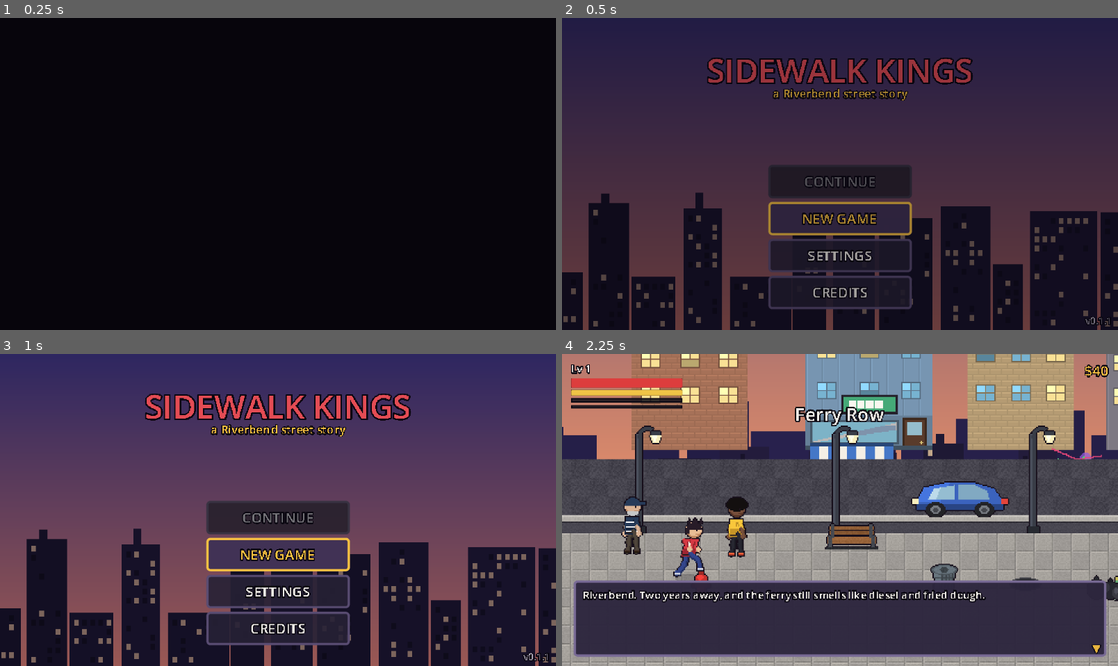
Above: before the commit, frames 1-4 (two rows, left to right).
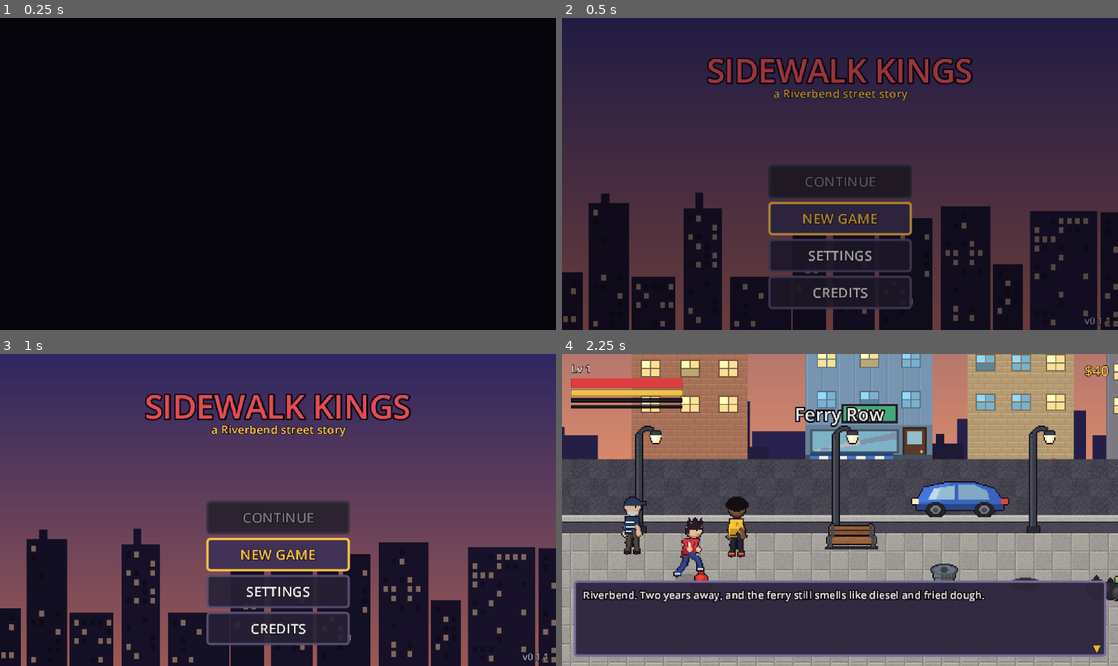
Above: after the commit, the same moments.

Repository: OuterHeavenX/sidewalk-kings
Game: Godot game, scene res://scenes/boot/Boot.tscn
Same seed, same stepped clock (60 frames per second), same inputs: the game is played once before the commit and once after it.
Inputs (mouse positions are in pixels of both pictures, inside the frame that each line leads up to):
- Up to frame 1 (0.25 s): no input
- Up to frame 2 (0.5 s): no input
- Up to frame 3 (1 s): click "NEW GAME" at 0.5 s
- Up to frame 4 (2.25 s): click "NEW GAME" at 1.25 s; tap Enter (menu_confirm) at 2 s; move the mouse to (962, 494) at 2.02 s; hold D (move_right) from 2.03 s (still down); hold Shift (guard) from 2.03 s (still down); click (962, 494) at 2.17 s

Frame 1 is identical in both runs. In frame 2, 1.5% of the frame differs, in the area x 26-99%, y 12-99%; in frame 3, 2.1%; in frame 4, 9.2%, in the area x 0-100%, y 0-97%.

Commit message:
Fix the game being unfinishable, plus text and parallax
You could not leave the first street. Automatic street-edge doors never
fired at all.

The door detects the player with body_entered, which only reports physics
bodies, but its collision mask covered the player's hurtbox layer. A
hurtbox is an Area, not a body, so the two could never match. Nothing
errored. Every other test travels by calling SceneManager directly, which
bypasses the door, so the suite was happy while the game was unplayable
past Ferry Row. There is now a test that walks the player into a door.

While fixing it: .tscn has no comment syntax. A '#' line added to explain
the mask did not annotate the scene, it broke parsing of every property
after it and the mask silently reverted to Area2D's default. The
explanation lives in the generator now.

Parallax ran a frame behind the camera. The Area sits before the Camera in
the scene tree and neither set a process priority, so the background was
placed each frame from the previous frame's camera position. Standing
still that is invisible; walking, it lags and catches up, which reads as
the buildings sliding around loose. Up to 1.4px of error even headless,
now 0.00, with a test that measures it while running.

Buildings floated above the road. Their heights were hand-written in the
layouts and did not match the art, so every facade sat 8px short with the
distant skyline showing through the gap underneath. They are now placed
from the same spec table the art is drawn from, so the two cannot drift
apart, and they stand on the road's far edge rather than having their
shopfronts hidden behind it. Facade decorations get their own anchor line
so correcting the buildings did not lift every awning off its shop.

Text was rendered with antialiasing off while the canvas is scaled by a
fractional amount, giving uneven stroke widths: some strokes two screen
pixels, others three. That is what read as blurry. The UI font is a smooth
proportional typeface, not pixel art, so antialiasing and subpixel
positioning are on, and the outline dropped from 4px to 2, which at a 9px
font was nearly half the glyph height.

257 checks.

Co-Authored-By: Claude Opus 5 <noreply@anthropic.com>

Diff:
--- a/data/areas/bellwater_block.json
+++ b/data/areas/bellwater_block.json
@@ -84,21 +84,21 @@
   {
    "texture": "res://assets/art/backgrounds/apartment_b.png",
    "x": 30,
-   "y": -274.0,
+   "y": -256.0,
    "z": -30,
    "scale": 1.0
   },
   {
    "texture": "res://assets/art/backgrounds/apartment_a.png",
    "x": 170,
-   "y": -254.0,
+   "y": -236.0,
    "z": -30,
    "scale": 1.0
   },
   {
    "texture": "res://assets/art/backgrounds/apartment_c.png",
    "x": 300,
-   "y": -234.0,
+   "y": -216.0,
    "z": -30,
    "scale": 1.0,
    "flip": true
@@ -106,21 +106,21 @@
   {
    "texture": "res://assets/art/backgrounds/shop_corner.png",
    "x": 440,
-   "y": -194.0,
+   "y": -186.0,
    "z": -30,
    "scale": 1.0
   },
   {
    "texture": "res://assets/art/backgrounds/apartment_b.png",
    "x": 600,
-   "y": -274.0,
+   "y": -256.0,
    "z": -30,
    "scale": 1.0
   },
   {
    "texture": "res://assets/art/backgrounds/apartment_a.png",
    "x": 740,
-   "y": -254.0,
+   "y": -236.0,
    "z": -30,
    "scale": 1.0,
    "flip": true
@@ -128,14 +128,14 @@
   {
    "texture": "res://assets/art/backgrounds/apartment_c.png",
    "x": 880,
-   "y": -234.0,
+   "y": -216.0,
    "z": -30,
    "scale": 1.0
   },
   {
    "texture": "res://assets/art/backgrounds/apartment_b.png",
    "x": 1010,
-   "y": -274.0,
+   "y": -256.0,
    "z": -30,
    "scale": 1.0,
    "flip": true
@@ -143,49 +143,49 @@
   {
    "texture": "res://assets/art/backgrounds/warehouse.png",
    "x": 1150,
-   "y": -148.0,
+   "y": -186.0,
    "z": -30,
    "scale": 1.0
   },
   {
    "texture": "res://assets/art/backgrounds/apartment_a.png",
    "x": 1360,
-   "y": -254.0,
+   "y": -236.0,
    "z": -30,
    "scale": 1.0
   },
   {
    "texture": "res://assets/art/props/awning_green.png",
    "x": 444,
-   "y": -64.0,
+   "y": -56.0,
    "z": -28,
    "scale": 1.0
   },
   {
    "texture": "res://assets/art/props/graffiti_b.png",
    "x": 700,
-   "y": -60.0,
+   "y": -52.0,
    "z": -27,
    "scale": 1.0
   },
   {
    "texture": "res://assets/art/props/laundry_line.png",
    "x": 250,
-   "y": -118.0,
+   "y": -110.0,
    "z": -28,
    "scale": 1.0
   },
   {
    "texture": "res://assets/art/props/laundry_line.png",
    "x": 950,
-   "y": -124.0,
+   "y": -116.0,
    "z": -28,
    "scale": 1.0
   },
   {
    "texture": "res://assets/art/props/satellite_dish.png",
    "x": 1058,
-   "y": -132.0,
+   "y": -124.0,
    "z": -28,
    "scale": 1.0
   },
--- a/data/areas/ferry_row.json
+++ b/data/areas/ferry_row.json
@@ -92,42 +92,42 @@
   {
    "texture": "res://assets/art/backgrounds/apartment_a.png",
    "x": 60,
-   "y": -244.0,
+   "y": -236.0,
    "z": -30,
    "scale": 1.0
   },
   {
    "texture": "res://assets/art/backgrounds/shop_corner.png",
    "x": 210,
-   "y": -194.0,
+   "y": -186.0,
    "z": -30,
    "scale": 1.0
   },
   {
    "texture": "res://assets/art/backgrounds/apartment_c.png",
    "x": 350,
-   "y": -224.0,
+   "y": -216.0,
    "z": -30,
    "scale": 1.0
   },
   {
    "texture": "res://assets/art/backgrounds/apartment_b.png",
    "x": 470,
-   "y": -264.0,
+   "y": -256.0,
    "z": -30,
    "scale": 1.0
   },
   {
    "texture": "res://assets/art/backgrounds/shop_noodle.png",
    "x": 640,
-   "y": -204.0,
+   "y": -196.0,
    "z": -30,
    "scale": 1.0
   },
   {
    "texture": "res://assets/art/backgrounds/apartment_a.png",
    "x": 790,
-   "y": -244.0,
+   "y": -236.0,
    "z": -30,
    "scale": 1.0,
    "flip": true
@@ -135,14 +135,14 @@
   {
    "texture": "res://assets/art/backgrounds/apartment_c.png",
    "x": 930,
-   "y": -224.0,
+   "y": -216.0,
    "z": -30,
    "scale": 1.0
   },
   {
    "texture": "res://assets/art/backgrounds/apartment_b.png",
    "x": 1060,
-   "y": -264.0,
+   "y": -256.0,
    "z": -30,
    "scale": 1.0,
    "flip": true
@@ -150,7 +150,7 @@
   {
    "texture": "res://assets/art/backgrounds/shop_corner.png",
    "x": 1230,
-   "y": -194.0,
+   "y": -186.0,
    "z": -30,
    "scale": 1.0,
    "flip": true
@@ -158,35 +158,35 @@
   {
    "texture": "res://assets/art/backgrounds/apartment_a.png",
    "x": 1370,
-   "y": -244.0,
+   "y": -236.0,
    "z": -30,
    "scale": 1.0
   },
   {
    "texture": "res://assets/art/props/awning_blue.png",
    "x": 214,
+   "y": -52.0,
+   "z": -28,
+   "scale": 1.0
+  },
+  {
+   "texture": "res://assets/art/props/awning_red.png",
+   "x": 646,
    "y": -60.0,
    "z": -28,
    "scale": 1.0
   },
   {
-   "texture": "res://assets/art/props/awning_red.png",
-   "x": 646,
-   "y": -68.0,
-   "z": -28,
-   "scale": 1.0
-  },
-  {
    "texture": "res://assets/art/props/graffiti_a.png",
    "x": 420,
-   "y": -58.0,
+   "y": -50.0,
    "z": -27,
    "scale": 1.0
   },
   {
    "texture": "res://assets/art/props/graffiti_c.png",
    "x": 1130,
-   "y": -54.0,
+   "y": -46.0,
    "z": -27,
    "scale": 1.0
   },
--- a/data/areas/grease_alley.json
+++ b/data/areas/grease_alley.json
@@ -65,7 +65,7 @@
   {
    "texture": "res://assets/art/backgrounds/apartment_b.png",
    "x": 0,
-   "y": -274.0,
+   "y": -256.0,
    "z": -30,
    "scale": 1.0,
    "modulate": [
@@ -77,7 +77,7 @@
   {
    "texture": "res://assets/art/backgrounds/apartment_a.png",
    "x": 130,
-   "y": -254.0,
+   "y": -236.0,
    "z": -30,
    "scale": 1.0,
    "modulate": [
@@ -89,7 +89,7 @@
   {
    "texture": "res://assets/art/backgrounds/apartment_c.png",
    "x": 250,
-   "y": -234.0,
+   "y": -216.0,
    "z": -30,
    "scale": 1.0,
    "modulate": [
@@ -101,7 +101,7 @@
   {
    "texture": "res://assets/art/backgrounds/warehouse.png",
    "x": 380,
-   "y": -148.0,
+   "y": -186.0,
    "z": -30,
    "scale": 1.0,
    "modulate": [
@@ -113,7 +113,7 @@
   {
    "texture": "res://assets/art/backgrounds/apartment_b.png",
    "x": 580,
-   "y": -274.0,
+   "y": -256.0,
    "z": -30,
    "scale": 1.0,
    "flip": true,
@@ -126,7 +126,7 @@
   {
    "texture": "res://assets/art/backgrounds/apartment_a.png",
    "x": 720,
-   "y": -254.0,
+   "y": -236.0,
    "z": -30,
    "scale": 1.0,
    "modulate": [
@@ -138,7 +138,7 @@
   {
    "texture": "res://assets/art/backgrounds/warehouse.png",
    "x": 860,
-   "y": -148.0,
+   "y": -186.0,
    "z": -30,
    "scale": 1.0,
    "flip": true,
@@ -151,7 +151,7 @@
   {
    "texture": "res://assets/art/backgrounds/apartment_c.png",
    "x": 1060,
-   "y": -234.0,
+   "y": -216.0,
    "z": -30,
    "scale": 1.0,
    "modulate": [
@@ -163,7 +163,7 @@
   {
    "texture": "res://assets/art/backgrounds/apartment_b.png",
    "x": 1180,
-   "y": -274.0,
+   "y": -256.0,
    "z": -30,
    "scale": 1.0,
    "modulate": [
@@ -175,7 +175,7 @@
   {
    "texture": "res://assets/art/backgrounds/apartment_a.png",
    "x": 1320,
-   "y": -254.0,
+   "y": -236.0,
    "z": -30,
    "scale": 1.0,
    "flip": true,
@@ -188,49 +188,49 @@
   {
    "texture": "res://assets/art/props/graffiti_a.png",
    "x": 200,
-   "y": -68.0,
+   "y": -60.0,
    "z": -27,
    "scale": 1.0
   },
   {
    "texture": "res://assets/art/props/graffiti_b.png",
    "x": 520,
-   "y": -74.0,
+   "y": -66.0,
    "z": -27,
    "scale": 1.0
   },
   {
    "texture": "res://assets/art/props/graffiti_c.png",
    "x": 900,
-   "y": -66.0,
+   "y": -58.0,
    "z": -27,
    "scale": 1.0
   },
   {
    "texture": "res://assets/art/props/graffiti_a.png",
    "x": 1200,
-   "y": -70.0,
+   "y": -62.0,
    "z": -27,
    "scale": 1.0
   },
   {
    "texture": "res://assets/art/props/ac_unit.png",
    "x": 340,
+   "y": -120.0,
+   "z": -28,
+   "scale": 1.0
+  },
+  {
+   "texture": "res://assets/art/props/ac_unit.png",
+   "x": 980,
    "y": -128.0,
    "z": -28,
    "scale": 1.0
   },
   {
-   "texture": "res://assets/art/props/ac_unit.png",
-   "x": 980,
-   "y": -136.0,
-   "z": -28,
-   "scale": 1.0
-  },
-  {
    "texture": "res://assets/art/props/laundry_line.png",
    "x": 640,
-   "y": -126.0,
+   "y": -118.0,
    "z": -28,
    "scale": 1.0
   },
--- a/data/areas/lantern_market.json
+++ b/data/areas/lantern_market.json
@@ -84,42 +84,42 @@
   {
    "texture": "res://assets/art/backgrounds/apartment_b.png",
    "x": 40,
-   "y": -264.0,
+   "y": -256.0,
    "z": -30,
    "scale": 1.0
   },
   {
    "texture": "res://assets/art/backgrounds/shop_noodle.png",
    "x": 190,
-   "y": -204.0,
+   "y": -196.0,
    "z": -30,
    "scale": 1.0
   },
   {
    "texture": "res://assets/art/backgrounds/shop_corner.png",
    "x": 350,
-   "y": -194.0,
+   "y": -186.0,
    "z": -30,
    "scale": 1.0
   },
   {
    "texture": "res://assets/art/backgrounds/apartment_c.png",
    "x": 490,
-   "y": -224.0,
+   "y": -216.0,
    "z": -30,
    "scale": 1.0
   },
   {
    "texture": "res://assets/art/backgrounds/shop_books.png",
    "x": 620,
-   "y": -200.0,
+   "y": -192.0,
    "z": -30,
    "scale": 1.0
   },
   {
    "texture": "res://assets/art/backgrounds/apartment_a.png",
    "x": 760,
-   "y": -244.0,
+   "y": -236.0,
    "z": -30,
    "scale": 1.0,
    "flip": true
@@ -127,28 +127,28 @@
   {
    "texture": "res://assets/art/backgrounds/shop_dojo.png",
    "x": 900,
-   "y": -210.0,
+   "y": -202.0,
    "z": -30,
    "scale": 1.0
   },
   {
    "texture": "res://assets/art/backgrounds/apartment_b.png",
    "x": 1060,
-   "y": -264.0,
+   "y": -256.0,
    "z": -30,
    "scale": 1.0
   },
   {
    "texture": "res://assets/art/backgrounds/shop_weapon.png",
    "x": 1220,
-   "y": -194.0,
+   "y": -186.0,
    "z": -30,
    "scale": 1.0
   },
   {
    "texture": "res://assets/art/backgrounds/apartment_c.png",
    "x": 1370,
-   "y": -224.0,
+   "y": -216.0,
    "z": -30,
    "scale": 1.0,
    "flip": true
@@ -156,42 +156,42 @@
   {
    "texture": "res://assets/art/backgrounds/apartment_a.png",
    "x": 1500,
-   "y": -244.0,
+   "y": -236.0,
    "z": -30,
    "scale": 1.0
   },
   {
    "texture": "res://assets/art/props/awning_red.png",
    "x": 194,
-   "y": -68.0,
+   "y": -60.0,
    "z": -28,
    "scale": 1.0
   },
   {
    "texture": "res://assets/art/props/awning_green.png",
    "x": 354,
-   "y": -64.0,
+   "y": -56.0,
    "z": -28,
    "scale": 1.0
   },
   {
    "texture": "res://assets/art/props/awning_blue.png",
    "x": 624,
-   "y": -64.0,
+   "y": -56.0,
    "z": -28,
    "scale": 1.0
   },
   {
    "texture": "res://assets/art/props/awning_green.png",
    "x": 1224,
-   "y": -60.0,
+   "y": -52.0,
    "z": -28,
    "scale": 1.0
   },
   {
    "texture": "res://assets/art/props/graffiti_b.png",
    "x": 830,
-   "y": -56.0,
+   "y": -48.0,
    "z": -27,
    "scale": 1.0
   },
@@ -212,14 +212,14 @@
   {
    "texture": "res://assets/art/backgrounds/metro_entrance.png",
    "x": 1330,
-   "y": -118.0,
+   "y": -110.0,
    "z": -29,
    "scale": 1.0
   },
   {
    "texture": "res://assets/art/props/metro_sign.png",
    "x": 1368,
-   "y": -140.0,
+   "y": -132.0,
    "z": -27,
    "scale": 1.0
   },
--- a/data/areas/rustpile_yard.json
+++ b/data/areas/rustpile_yard.json
@@ -77,14 +77,14 @@
   {
    "texture": "res://assets/art/backgrounds/warehouse.png",
    "x": 20,
-   "y": -148.0,
+   "y": -186.0,
    "z": -30,
    "scale": 1.0
   },
   {
    "texture": "res://assets/art/backgrounds/warehouse.png",
    "x": 240,
-   "y": -148.0,
+   "y": -186.0,
    "z": -30,
    "scale": 1.0,
    "flip": true
@@ -92,7 +92,7 @@
   {
    "texture": "res://assets/art/backgrounds/apartment_c.png",
    "x": 470,
-   "y": -234.0,
+   "y": -216.0,
    "z": -30,
    "scale": 1.0,
    "modulate": [
@@ -104,14 +104,14 @@
   {
    "texture": "res://assets/art/backgrounds/warehouse.png",
    "x": 600,
-   "y": -148.0,
+   "y": -186.0,
    "z": -30,
    "scale": 1.0
   },
   {
    "texture": "res://assets/art/backgrounds/warehouse.png",
    "x": 820,
-   "y": -148.0,
+   "y": -186.0,
    "z": -30,
    "scale": 1.0,
    "flip": true
@@ -119,7 +119,7 @@
   {
    "texture": "res://assets/art/backgrounds/apartment_b.png",
    "x": 1040,
-   "y": -274.0,
+   "y": -256.0,
    "z": -30,
    "scale": 1.0,
    "modulate": [
@@ -131,14 +131,14 @@
   {
    "texture": "res://assets/art/backgrounds/warehouse.png",
    "x": 1180,
-   "y": -148.0,
+   "y": -186.0,
    "z": -30,
    "scale": 1.0
   },
   {
    "texture": "res://assets/art/backgrounds/shop_laundry.png",
    "x": 1400,
-   "y": -204.0,
+   "y": -196.0,
    "z": -30,
    "scale": 1.0
   },
--- a/data/areas/starch_laundromat.json
+++ b/data/areas/starch_laundromat.json
@@ -35,42 +35,42 @@
   {
    "texture": "res://assets/art/props/locker.png",
    "x": 90,
-   "y": -106.0,
+   "y": -98.0,
    "z": -28,
    "scale": 1.0
   },
   {
    "texture": "res://assets/art/props/locker.png",
    "x": 130,
-   "y": -106.0,
+   "y": -98.0,
    "z": -28,
    "scale": 1.0
   },
   {
    "texture": "res://assets/art/props/ac_unit.png",
    "x": 400,
-   "y": -148.0,
+   "y": -140.0,
    "z": -28,
    "scale": 1.0
   },
   {
    "texture": "res://assets/art/props/sign.png",
    "x": 640,
-   "y": -116.0,
+   "y": -108.0,
    "z": -28,
    "scale": 1.0
   },
   {
    "texture": "res://assets/art/props/locker.png",
    "x": 900,
-   "y": -106.0,
+   "y": -98.0,
    "z": -28,
    "scale": 1.0
   },
   {
    "texture": "res://assets/art/props/locker.png",
    "x": 940,
-   "y": -106.0,
+   "y": -98.0,
    "z": -28,
    "scale": 1.0
   }
--- a/project.godot
+++ b/project.godot
@@ -53,9 +53,9 @@
 
 [gui]
 
-theme/default_font_antialiasing=0
+theme/default_font_antialiasing=1
 theme/default_font_hinting=0
-theme/default_font_subpixel_positioning=0
+theme/default_font_subpixel_positioning=1
 
 [layer_names]
 
--- a/tests/SmokeTest.gd
+++ b/tests/SmokeTest.gd
@@ -60,6 +60,8 @@
 	await test_shops()
 	await test_quests_and_dialogue()
 	await test_area_travel()
+	await test_parallax()
+	await test_doors()
 	await test_world_graph()
 	await test_lighting()
 	await test_chapter_two()
@@ -1054,6 +1056,103 @@
 			worst = "player x=%.0f but camera centre x=%.0f" % [player.global_position.x, cam.x]
 	check("camera frames the player across %s" % area_id, worst == "", worst)
 
+# ---------------------------------------------------------------- parallax
+## Parallax is computed from the camera's position, so it has to run AFTER the camera has
+## moved. The Area sits before the Camera in the scene tree and neither set a process
+## priority, so every frame the background was placed using last frame's camera position.
+## Standing still it looks perfect. Walking, the background lags the foreground by a frame
+## and then catches up, which reads as the buildings sliding around loose.
+func test_parallax() -> void:
+	print("
+-- Parallax --")
+	await SceneManager.change_area("ferry_row", "start")
+	await seconds(0.5)
+	clear_stage()
+	await frames(2)
+	var area = GameManager.current_area
+	check("the area has parallax layers", area._parallax_layers.size() > 0,
+		"%d layers" % area._parallax_layers.size())
+	if area._parallax_layers.is_empty():
+		return
+
+	# Run, so any lag is as large as it ever gets.
+	var player := p()
+	player.global_position.x = 300.0
+	area.camera.snap_to_target()
+	await frames(4)
+	Input.action_press("move_right")
+	Input.action_press("sprint")
+	await frames(20)
+
+	var worst := 0.0
+	var moved := 0.0
+	var last_cx: float = area.camera.global_position.x
+	for i in 40:
+		await frames(1)
+		var cx: float = area.camera.global_position.x
+		moved += absf(cx - last_cx)
+		last_cx = cx
+		var half: float = area.camera.get_viewport_rect().size.x * 0.5
+		for layer in area._parallax_layers:
+			var node: Node2D = layer.node
+			var expected: float = cx * (1.0 - float(layer.scroll)) - half
+			worst = maxf(worst, absf(node.position.x - expected))
+	Input.action_release("move_right")
+	Input.action_release("sprint")
+	await frames(2)
+
+	check("the camera actually moved during the check", moved > 20.0, "%.0f px" % moved)
+	# Anything above a pixel is a visible swim on the slow layers.
+	check("parallax layers track the camera within the same frame", worst < 1.0,
+		"worst error %.2f px while moving %.0f px" % [worst, moved])
+
+# ---------------------------------------------------------------- doors
+## Walking into a street-edge door is how the player leaves an area, and it was never
+## tested: every other test travels by calling SceneManager directly, which bypasses the
+## door entirely. So a door that could not fire looked fine from here while the game was
+## unfinishable from the very first street.
+func test_doors() -> void:
+	print("
+-- Doors --")
+	await SceneManager.change_area("ferry_row", "start")
+	await seconds(0.5)
+	clear_stage()
+	await frames(2)
+	var area = GameManager.current_area
+	var door: Door = null
+	for n in area.actors_root.get_children():
+		if n is Door and (n as Door).auto and (n as Door).to_area != "":
+			door = n
+			break
+	check("ferry_row has an automatic street-edge door", door != null)
+	if door == null:
+		return
+
+	# The door detects the player with body_entered, so its mask has to cover the layer
+	# the player's body is actually on. Masking the hurtbox layer instead silently means
+	# it can never fire, because a hurtbox is an Area and not a body.
+	var player := p()
+	check("the door's mask matches the player's body layer",
+		(door.area.collision_mask & player.collision_layer) != 0,
+		"door mask %d vs player body layer %d" % [door.area.collision_mask, player.collision_layer])
+
+	# Now actually walk into it. The destination is captured first: travelling frees the
+	# door node, so reading it afterwards is reading a freed object.
+	var before: String = GameManager.player_data.current_area
+	var destination: String = door.to_area
+	player.global_position = Vector2(door.global_position.x - 40.0, door.global_position.y)
+	await frames(4)
+	Input.action_press("move_right")
+	var guard := 0
+	while GameManager.player_data.current_area == before and guard < 240:
+		await frames(1)
+		guard += 1
+	Input.action_release("move_right")
+	await seconds(0.6)
+	check("walking into the door travels to the next area",
+		GameManager.player_data.current_area == destination,
+		"%s -> %s after %d frames" % [before, GameManager.player_data.current_area, guard])
+
 # ---------------------------------------------------------------- world graph
 ## The map is a graph of doors. A door that names a spawn point the destination does not
 ## have drops the player at the area default, which reads as teleporting to the wrong end
--- a/ui/UITheme.gd
+++ b/ui/UITheme.gd
@@ -36,7 +36,9 @@
 	sb.set_corner_radius_all(1)
 	return sb
 
-static func style_label(l: Label, size: int = 10, color: Color = TEXT, outline: int = 4) -> void:
+## A 4px outline on a 9px glyph is nearly half its height: it closes the counters and
+## turns small text into a dark smudge. 2 is enough to keep text legible over the street.
+static func style_label(l: Label, size: int = 10, color: Color = TEXT, outline: int = 2) -> void:
 	l.add_theme_font_size_override("font_size", size)
 	l.add_theme_color_override("font_color", color)
 	l.add_theme_color_override("font_outline_color", Color(0.04, 0.03, 0.07, 1.0))
@@ -62,7 +64,7 @@
 	b.add_theme_color_override("font_focus_color", ACCENT_2)
 	b.add_theme_color_override("font_pressed_color", ACCENT)
 	b.add_theme_color_override("font_outline_color", Color(0.04, 0.03, 0.07, 1.0))
-	b.add_theme_constant_override("outline_size", 4)
+	b.add_theme_constant_override("outline_size", 2)
 	var normal := panel_style(Color(0.15, 0.13, 0.21, 0.9), Color(0.35, 0.3, 0.45))
 	var hover := panel_style(Color(0.26, 0.2, 0.34, 0.96), ACCENT_2)
 	var pressed := panel_style(Color(0.34, 0.17, 0.22, 0.98), ACCENT)
--- a/world/Area.gd
+++ b/world/Area.gd
@@ -34,6 +34,12 @@
 var lighting: AreaLighting = null
 
 func build(id: String, cam: GameCamera) -> void:
+	# Parallax is derived from the camera's position, so this node must process AFTER the
+	# camera has moved. It sits before the Camera in the scene tree, so by default it ran
+	# first and placed the background using the previous frame's camera position. Standing
+	# still that is invisible; walking, the background lags the foreground by a frame and
+	# then catches up, which reads as the buildings sliding around loose.
+	process_priority = 10
 	area_id = id
 	camera = cam
 	meta = ContentDB.get_area(id)
--- a/world/doors/Door.tscn
+++ b/world/doors/Door.tscn
@@ -10,7 +10,7 @@
 
 [node name="Area" type="Area2D" parent="."]
 collision_layer = 128
-collision_mask = 1
+collision_mask = 256
 monitoring = true
 
 [node name="Shape" type="CollisionShape2D" parent="Area"]
Not shown, changed: README.md
Not shown, changed: docs/CHANGELOG.md
Not shown, changed: docs/TESTING.md
Not shown, changed: tools/gen_areas.py
Not shown, changed: tools/gen_scenes.py
